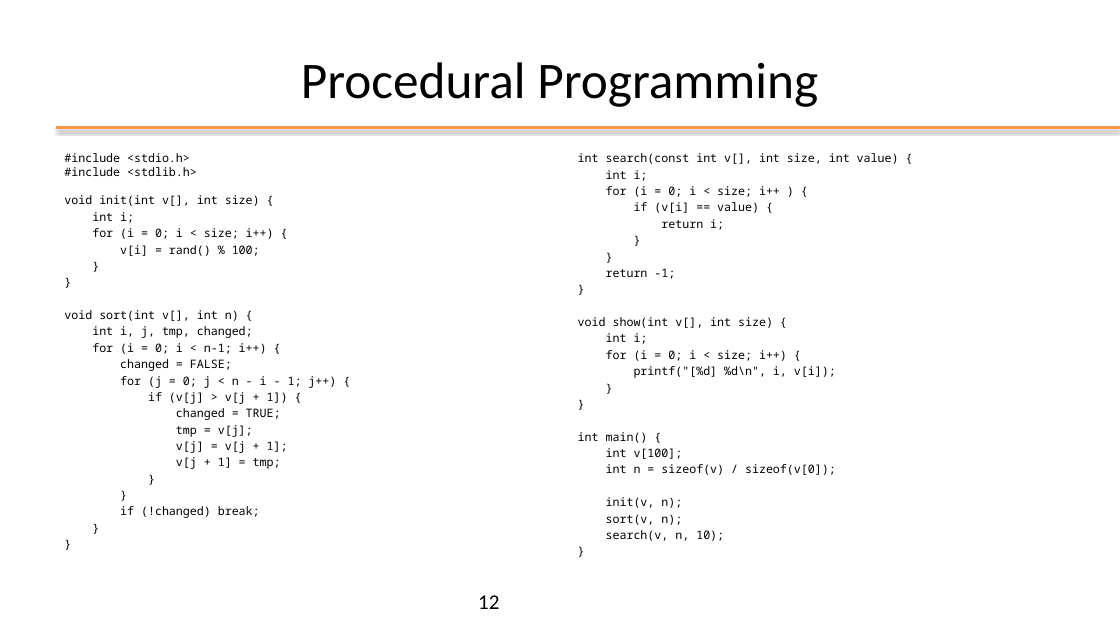
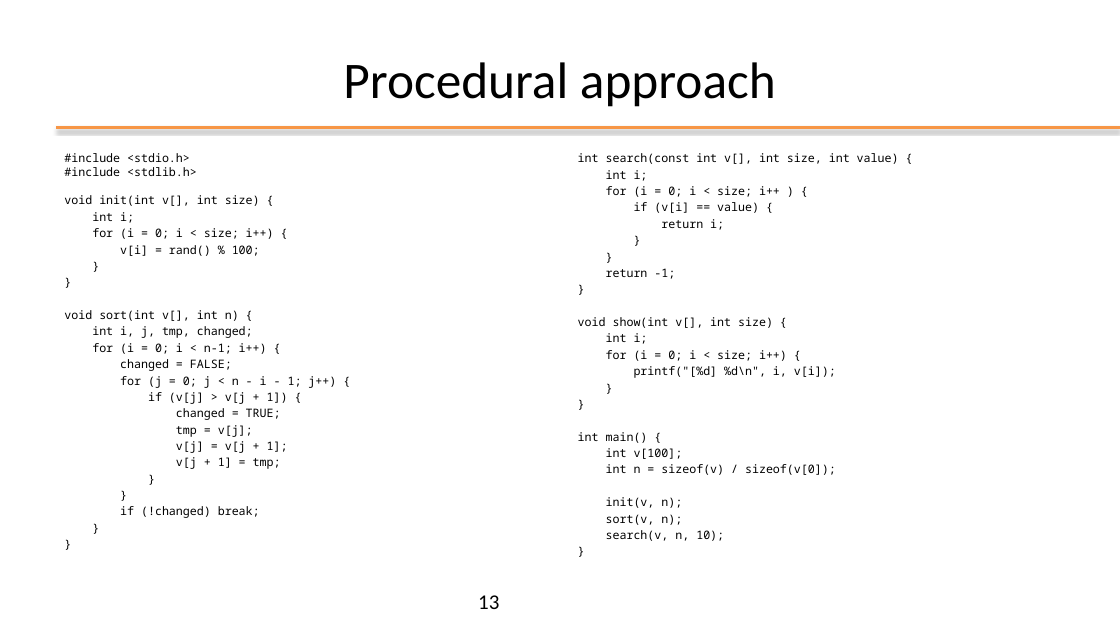
Before and after one commit to plctechnician/ooprogramming, a slide deck: slide 13 of java/slides/ppt/01 - Java From Functions to Objects.pptx (slide 12 before the commit). Drawn at 1120x630 pixels with LibreOffice and Linux fonts; fonts in the diff are those of the drawing; background and template pictures are left out. Boxes give left, top, right and bottom in pixels: in the first picture for what was removed or moved away, otherwise in the second. Text is boxed around its words. In the diff, an @@ line names an element or a change of style, - is before the commit and + after.

```diff
--- a/java/slides/ppt/01 - Java From Functions to Objects.pptx
+++ b/java/slides/ppt/01 - Java From Functions to Objects.pptx
@@ title at box(343, 62, 776, 107): text changed @@
-Procedural Programming
+Procedural approach
@@ page number at box(478, 595, 499, 609): text changed @@
-12
+13
```
Also in this commit, not shown: 9 other slides changed, 1 slide added, 9 slides removed, 3 other files.
